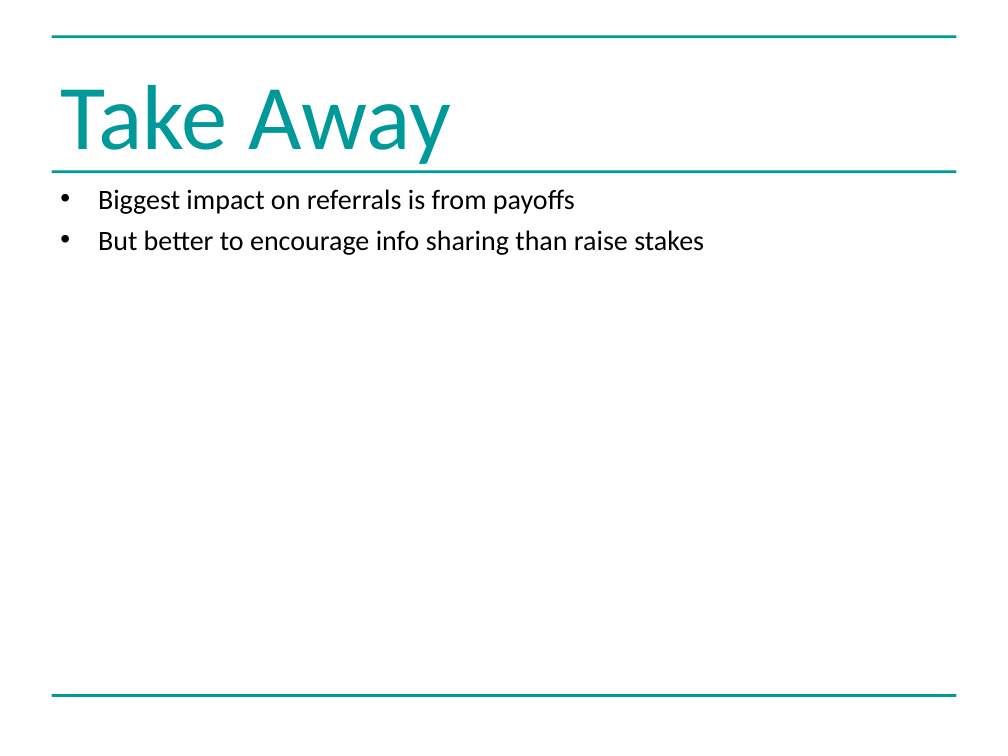
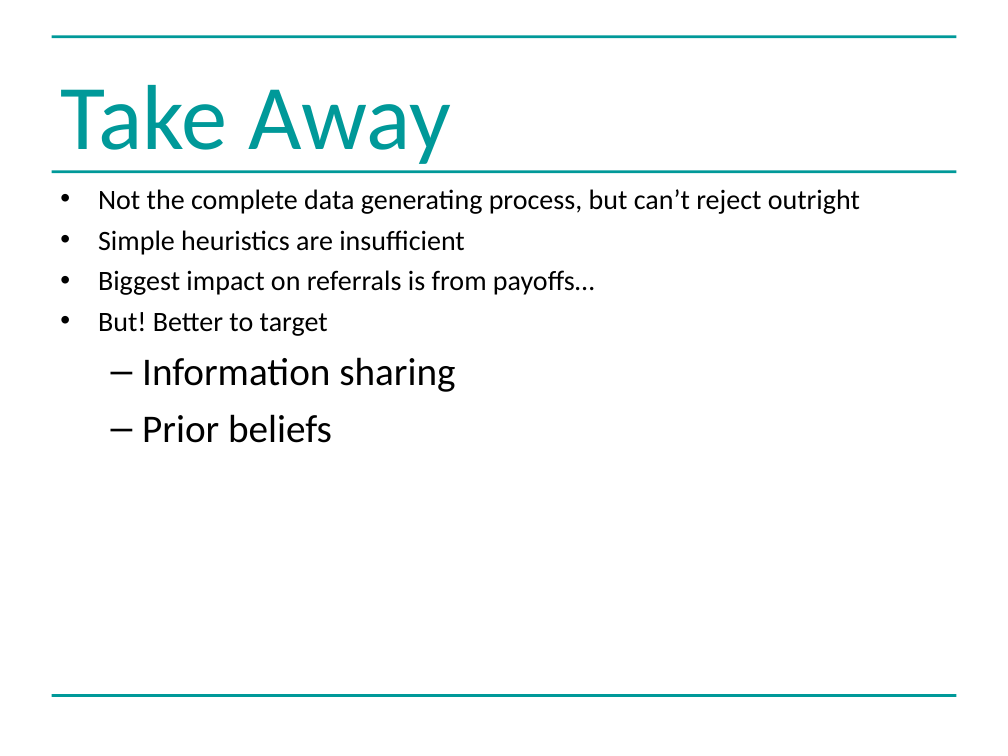
Before and after one commit to greenape/bsps2015, a slide deck: slide 18 of presentation/risky_aging_bsps.ppt. Drawn at 1008x756 pixels with LibreOffice and Linux fonts; fonts in the diff are those of the drawing. Boxes give left, top, right and bottom in pixels: in the first picture for what was removed or moved away, otherwise in the second. Text is boxed around its words. In the diff, an @@ line names an element or a change of style, - is before the commit and + after.

```diff
--- a/presentation/risky_aging_bsps.ppt
+++ b/presentation/risky_aging_bsps.ppt
@@ text at bbox=[98, 189, 860, 443]: text changed @@
-• Biggest impact on referrals is from payoffs
-• But better to encourage info sharing than raise stakes
+• Not the complete data generating process, but can’t reject outright
+• Simple heuristics are insufficient
+• Biggest impact on referrals is from payoffs…
+• But! Better to target
+  – Information sharing
+  – Prior beliefs
```
Also in this commit, not shown: 2 other slides changed.
